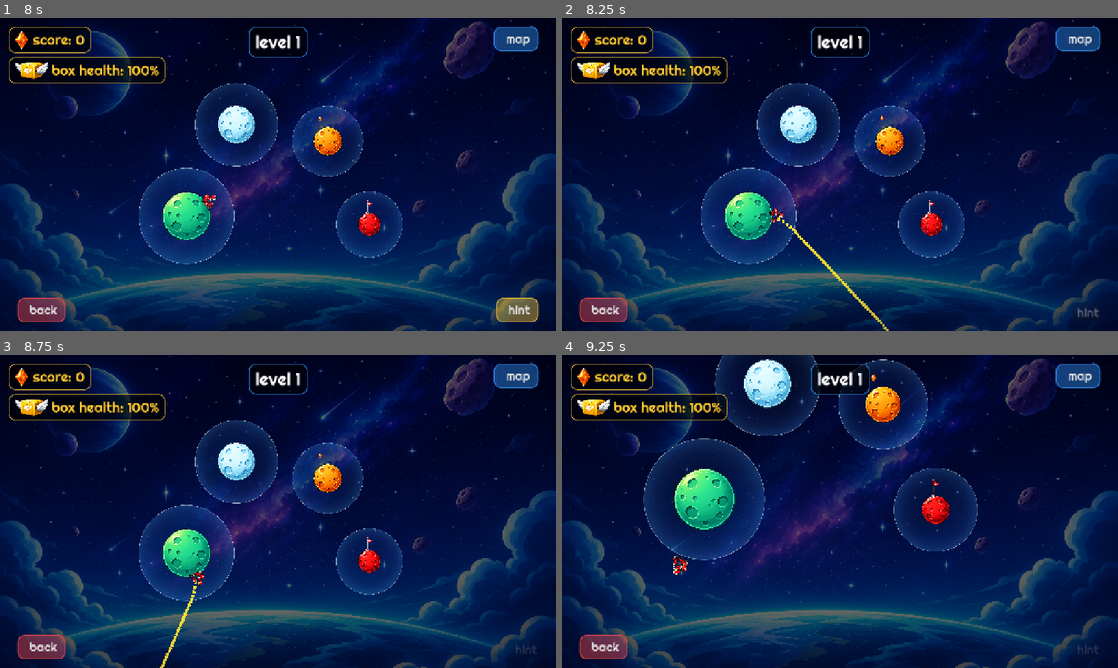
Above: before the commit, frames 1-4 (two rows, left to right).
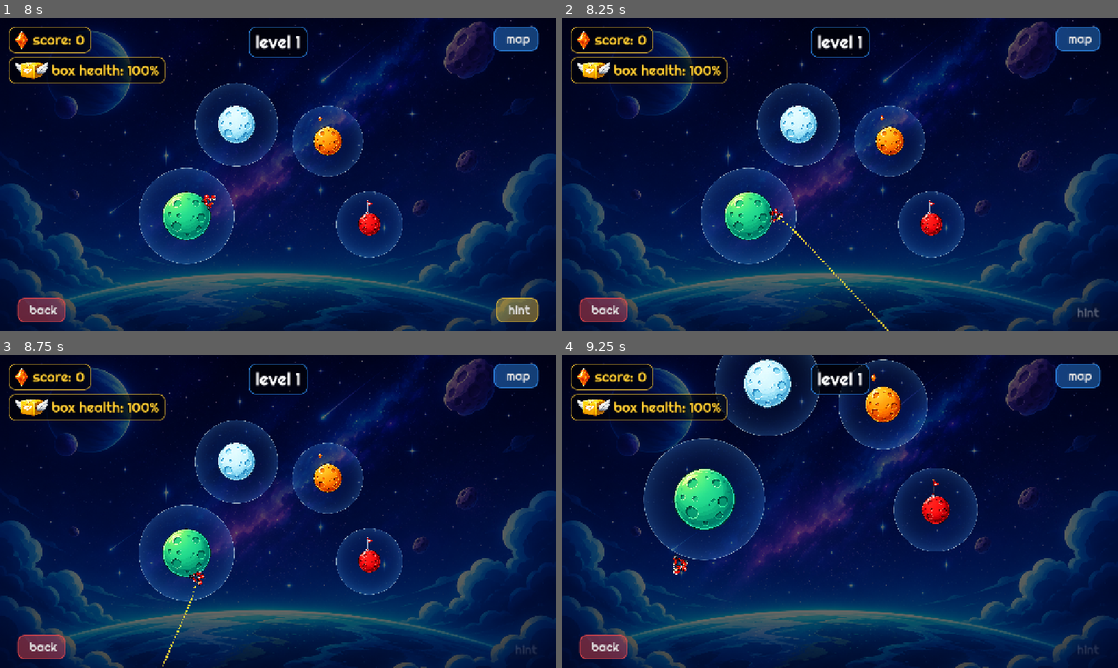
Above: after the commit, the same moments.

Repository: PandiaJason/classic
Game: Godot game, scene res://scenes/splash_screen.tscn
Two runs of this game, one before a commit and one after it. Both use one fixed random seed, a clock stepped at 60 frames per second and the inputs below. Sound files missing from this copy of the repository are replaced by a short silence.
Inputs (mouse positions are in pixels of both pictures, inside the frame that each line leads up to):
- Up to frame 1 (8 s): tap Enter (ui_accept) at 0.5, 0.77, 1.25, 1.52, 5.27, 6.02, 6.77 s; move the mouse to (400, 158) at 0.52 s; hold Right (ui_right) 0.53-2 s; tap M at 0.6, 4.35, 5.85 s; click (400, 158) at 0.67 s; move the mouse to (166, 190) at 1.27 s; tap H at 1.35, 5.1, 6.6 s; click (166, 190) at 1.42 s; click "start" at 2 s; click "1" at 2.75 s; click "map" at 3.5 s; move the mouse to (333, 105) at 4.27 s; hold Left (ui_left) 4.28-5.03 s; click (333, 105) at 4.42 s; move the mouse to (250, 237) at 5.02 s; hold Right (ui_right) 5.03-6.53 s; click (250, 237) at 5.17 s; move the mouse to (444, 221) at 5.77 s; click (444, 221) at 5.92 s; move the mouse to (111, 127) at 6.52 s; hold Left (ui_left) 6.53-7.25 s; click (111, 127) at 6.67 s; click "retry" at 7.25 s
- Up to frame 2 (8.25 s): click "hint" at 8 s
- Up to frame 3 (8.75 s): no input
- Up to frame 4 (9.25 s): move the mouse to (867, 511) at 8.77 s; hold Right (ui_right) from 8.78 s (still down); tap M at 8.85 s; click (867, 511) at 8.92 s

Frame 1 is identical in both runs. In frame 2, 0.1% of the frame differs, in the area x 38-59%, y 64-100%; in frame 3, less than 0.1%; in frame 4, nothing differs.

Commit message:
Fix UI container overlap preventing clicks and reduce hint dot size

Diff:
--- a/scripts/in_game_ui.gd
+++ b/scripts/in_game_ui.gd
@@ -115,6 +115,7 @@
 	view_map_btn.pressed.connect(_on_view_map_pressed)
 
 	var map_margin = MarginContainer.new()
+	map_margin.mouse_filter = Control.MOUSE_FILTER_IGNORE
 	map_margin.set_anchors_and_offsets_preset(Control.PRESET_TOP_RIGHT)
 	map_margin.grow_horizontal = Control.GROW_DIRECTION_BEGIN
 	map_margin.add_theme_constant_override("margin_top", 20)
@@ -128,6 +129,7 @@
 	hint_button.pressed.connect(_on_hint_pressed)
 
 	var hint_margin = MarginContainer.new()
+	hint_margin.mouse_filter = Control.MOUSE_FILTER_IGNORE
 	hint_margin.set_anchors_and_offsets_preset(Control.PRESET_BOTTOM_RIGHT)
 	hint_margin.grow_horizontal = Control.GROW_DIRECTION_BEGIN
 	hint_margin.grow_vertical = Control.GROW_DIRECTION_BEGIN
@@ -157,6 +159,7 @@
 		glide_button.pressed.connect(_on_glide_pressed)
 
 		var glide_margin = MarginContainer.new()
+		glide_margin.mouse_filter = Control.MOUSE_FILTER_IGNORE
 		glide_margin.set_anchors_and_offsets_preset(Control.PRESET_BOTTOM_RIGHT)
 		glide_margin.grow_horizontal = Control.GROW_DIRECTION_BEGIN
 		glide_margin.grow_vertical = Control.GROW_DIRECTION_BEGIN
@@ -173,6 +176,7 @@
 	back_button.pressed.connect(_on_back_pressed)
 
 	var back_margin = MarginContainer.new()
+	back_margin.mouse_filter = Control.MOUSE_FILTER_IGNORE
 	back_margin.set_anchors_and_offsets_preset(Control.PRESET_BOTTOM_LEFT)
 	back_margin.grow_vertical = Control.GROW_DIRECTION_BEGIN
 	back_margin.add_theme_constant_override("margin_bottom", 20)
--- a/scripts/player_2d.gd
+++ b/scripts/player_2d.gd
@@ -277,7 +277,7 @@
 		for i in range(trajectory_points.size()):
 			var p = trajectory_points[i]
 			var alpha = 1.0 - (float(i) / trajectory_points.size()) * 0.6
-			draw_circle(to_local(p), 10.0, Color(1.0, 0.9, 0.2, alpha))
+			draw_circle(to_local(p), 6.0, Color(1.0, 0.9, 0.2, alpha))
 
 func update_sprite_region():
 	# Flip sprite based on forward direction
